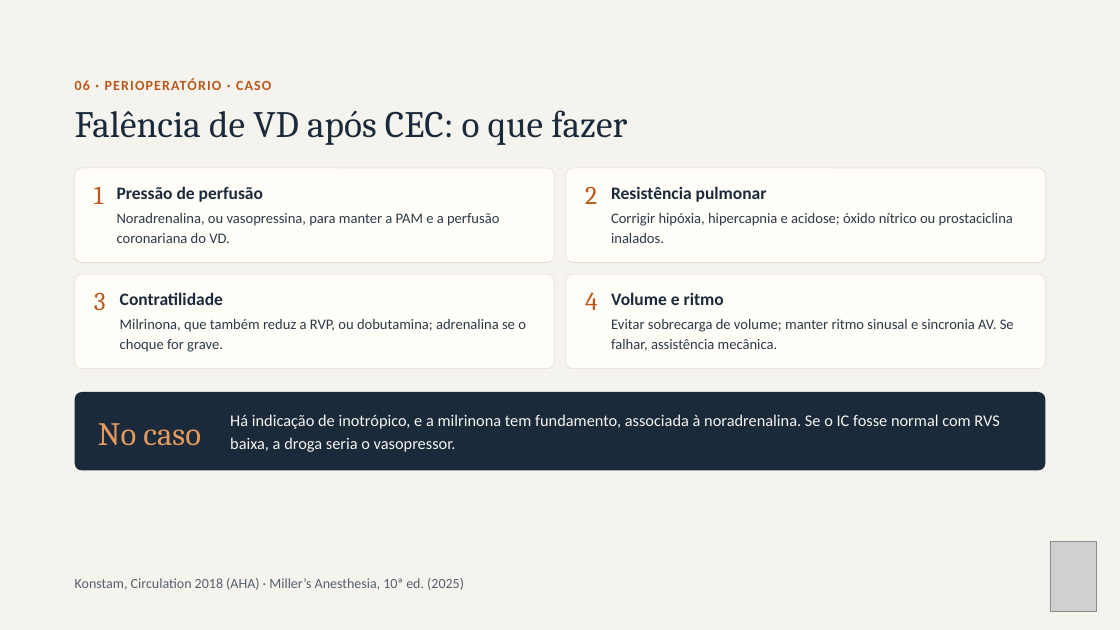
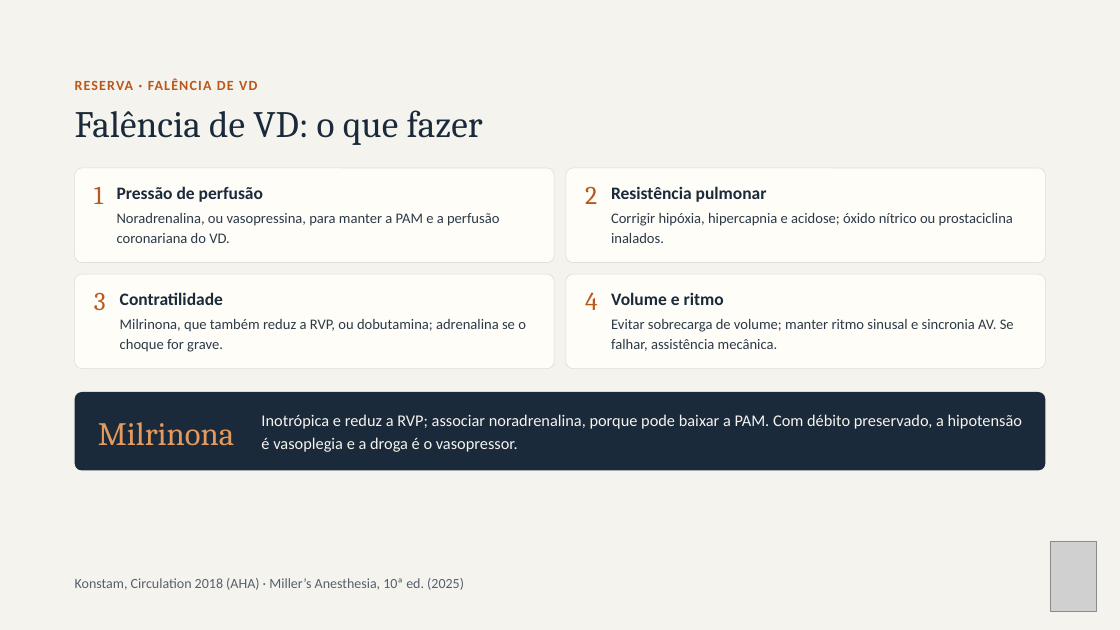
Before and after one commit to brunomoraesdubois-bit/Bruno, a slide deck: slide 31 of apresentacao/Aminas_Vasoativas.pptx (slide 19 before the commit). Drawn at 1120x630 pixels with LibreOffice and Linux fonts; fonts in the diff are those of the drawing; grey boxes stand for pictures. Boxes give left, top, right and bottom in pixels: in the first picture for what was removed or moved away, otherwise in the second. Text is boxed around its words. In the diff, an @@ line names an element or a change of style, - is before the commit and + after.

```diff
--- a/apresentacao/Aminas_Vasoativas.pptx
+++ b/apresentacao/Aminas_Vasoativas.pptx
@@ text at [75,78,257,90]: text changed @@
-06 · PERIOPERATÓRIO · CASO
+RESERVA · FALÊNCIA DE VD
@@ title at [75,110,483,145]: text changed @@
-Falência de VD após CEC: o que fazer
+Falência de VD: o que fazer
@@ text at [261,414,1022,452]: text changed @@
-Há indicação de inotrópico, e a milrinona tem fundamento, associada à noradrenalina. Se o IC fosse normal com RVS baixa, a droga seria o vasopressor.
+Inotrópica e reduz a RVP; associar noradrenalina, porque pode baixar a PAM. Com débito preservado, a hipotensão é vasoplegia e a droga é o vasopressor.
@@ text at [98,422,234,446]: text changed @@
-No caso
+Milrinona
```
Also in this commit, not shown: 5 other slides changed, 1 slide removed, 29 other files.
